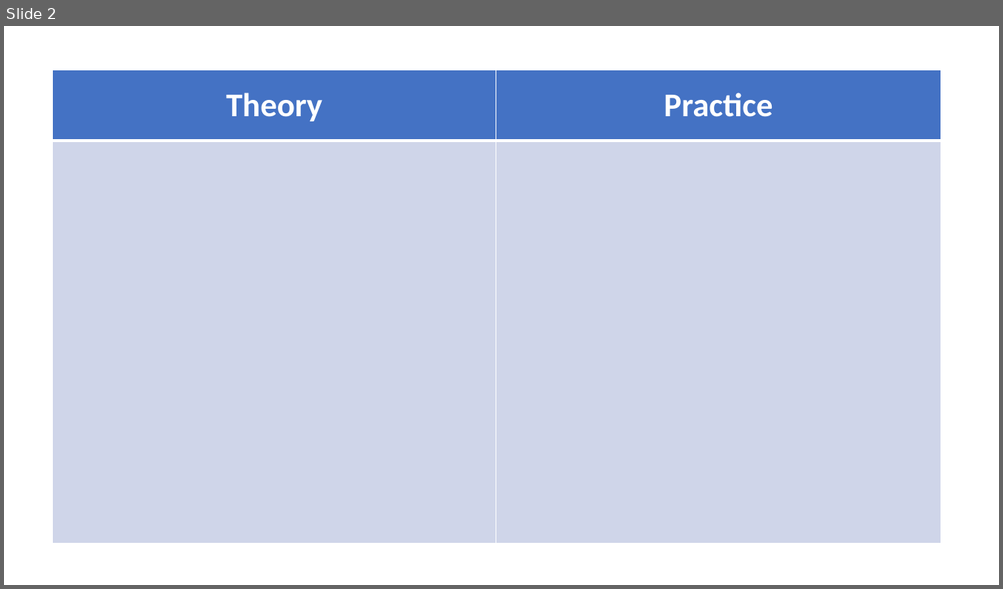
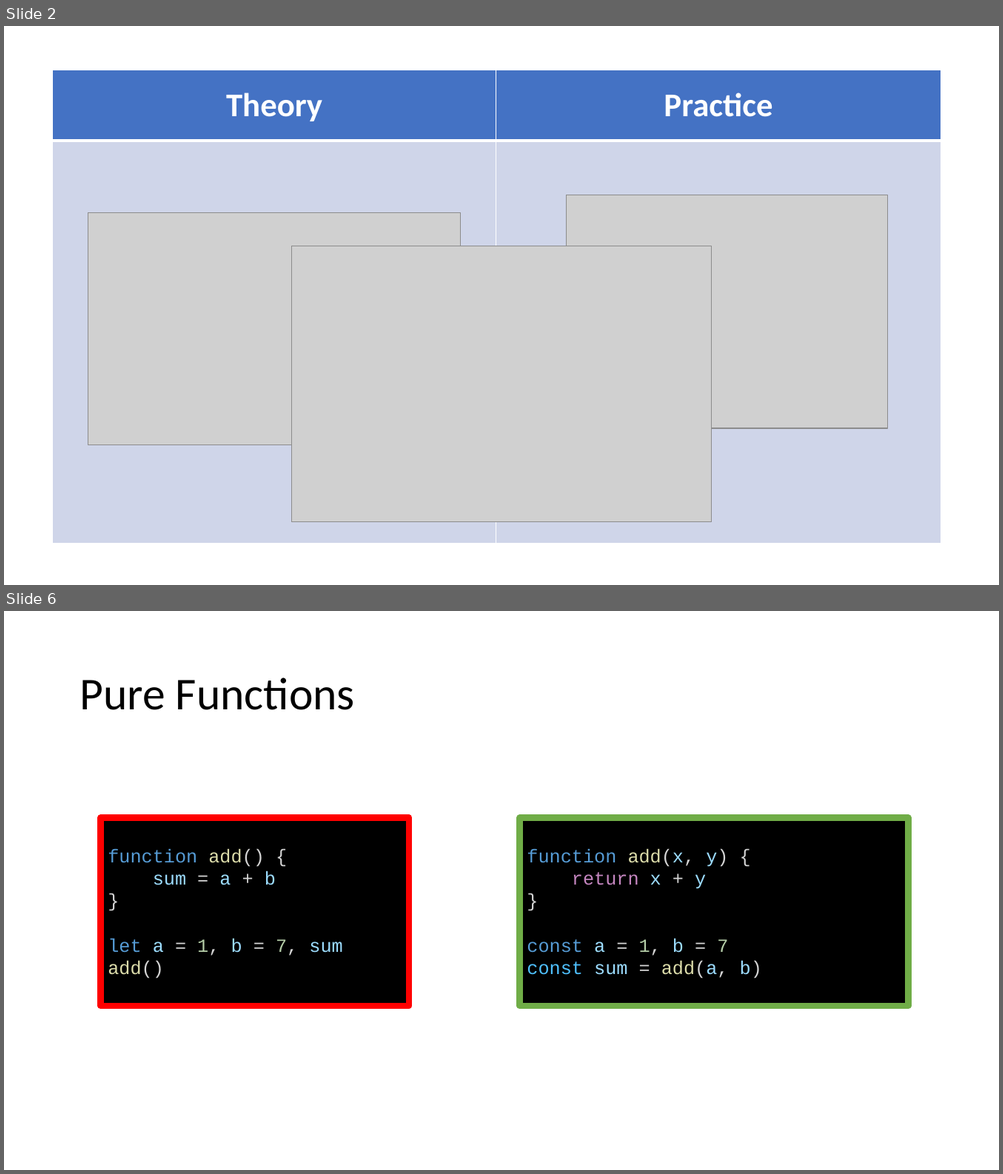
Before and after one commit to levanroinishvili/functional-js, a slide deck: functional.pptx. Shown one above the other, each under a label of ours: slide 2 before the commit, slides 2 and 6 after it; the slides between them are not shown. The pictures are 1003x589 and 1003x1174 pixels, drawn with LibreOffice and Linux fonts; fonts in the diff are those of the drawing; grey boxes stand for pictures. Boxes give left, top, right and bottom in pixels: in the first picture for what was removed or moved away, otherwise in the second. Text is boxed around its words. In the diff, an @@ line names an element or a change of style, - is before the commit and + after.

```diff
--- a/functional.pptx
+++ b/functional.pptx
@@ slide 6 added at (4, 611, 999, 1170), background #FFFFFF @@
@@ title added at (79, 678, 355, 710), 44 pt, text #000000 @@
+Pure Functions
@@ rectangle added at (100, 817, 409, 1005), fill #000000, outline #FF0000 6 pt, 18 pt, text #D4D4D4 @@
+function add() {
+sum = a + b
+}
+let a = 1, b = 7, sum
+add()
@@ rectangle added at (520, 817, 908, 1005), fill #000000, outline #70AD47 6 pt, 18 pt, text #569CD6 @@
+function add(x, y) {
+return x + y
+}
+const a = 1, b = 7
+const sum = add(a, b)
@@ slide 2 changed as well @@
@@ picture added at (566, 195, 888, 429) @@
@@ picture added at (88, 213, 461, 446) @@
@@ picture added at (292, 247, 711, 523) @@
```
Also in this commit, not shown: 1 other slide changed, 33 other slides added.
